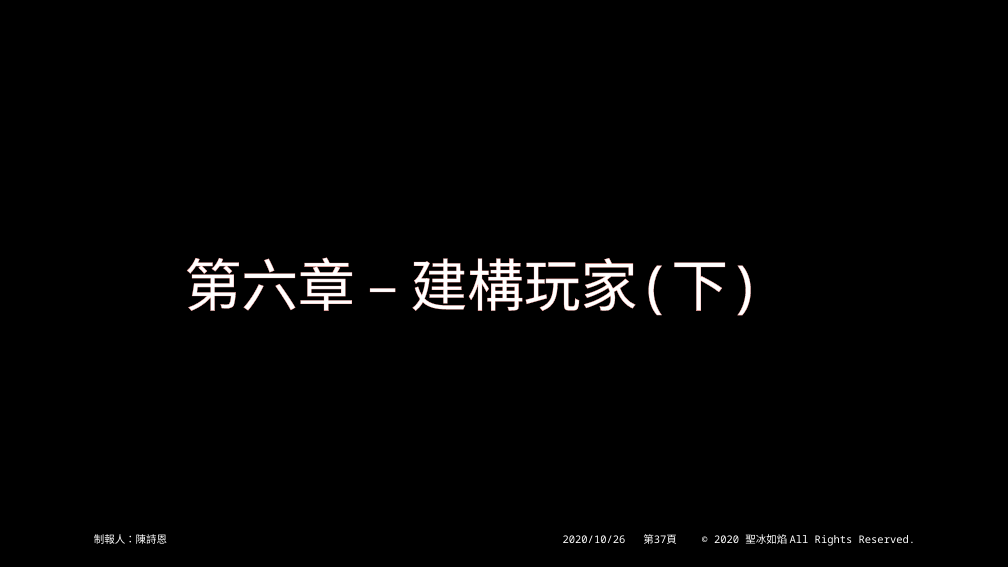
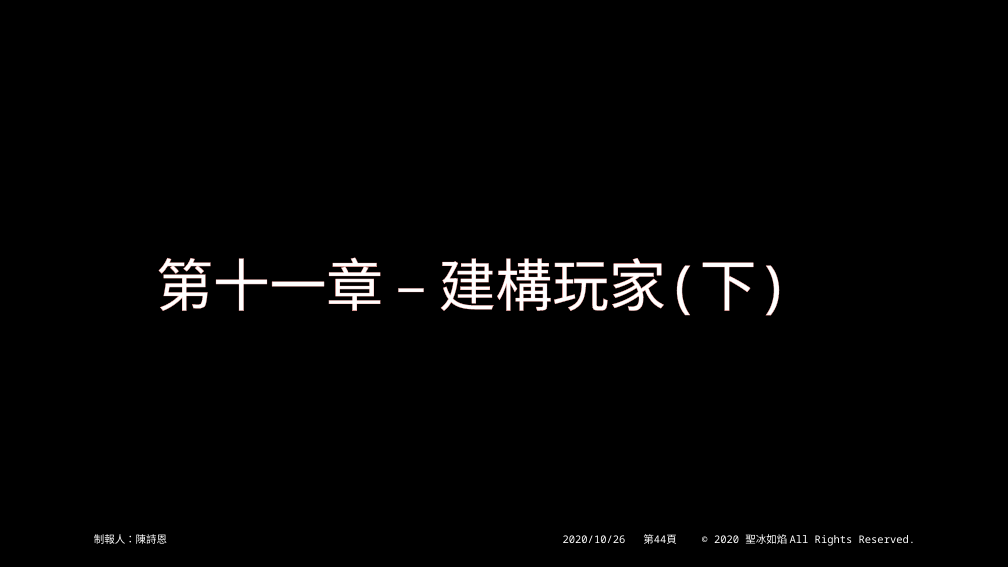
Before and after one commit to beenyan/RLSB, a slide deck: slide 44 of 俄羅斯方塊.pptx (slide 37 before the commit). Drawn at 1008x567 pixels with LibreOffice and Linux fonts; fonts in the diff are those of the drawing; background and template pictures are left out. Boxes give left, top, right and bottom in pixels: in the first picture for what was removed or moved away, otherwise in the second. Text is boxed around its words. In the diff, an @@ line names an element or a change of style, - is before the commit and + after.

```diff
--- a/俄羅斯方塊.pptx
+++ b/俄羅斯方塊.pptx
@@ title at [156,257,791,316]: text changed @@
-第六章 – 建構玩家(下)
+第十一章 – 建構玩家(下)
@@ page number at [643,534,677,544]: text changed @@
-第37頁
+第44頁
```
Also in this commit, not shown: 18 other slides changed, 31 slides removed, 2 other files.
